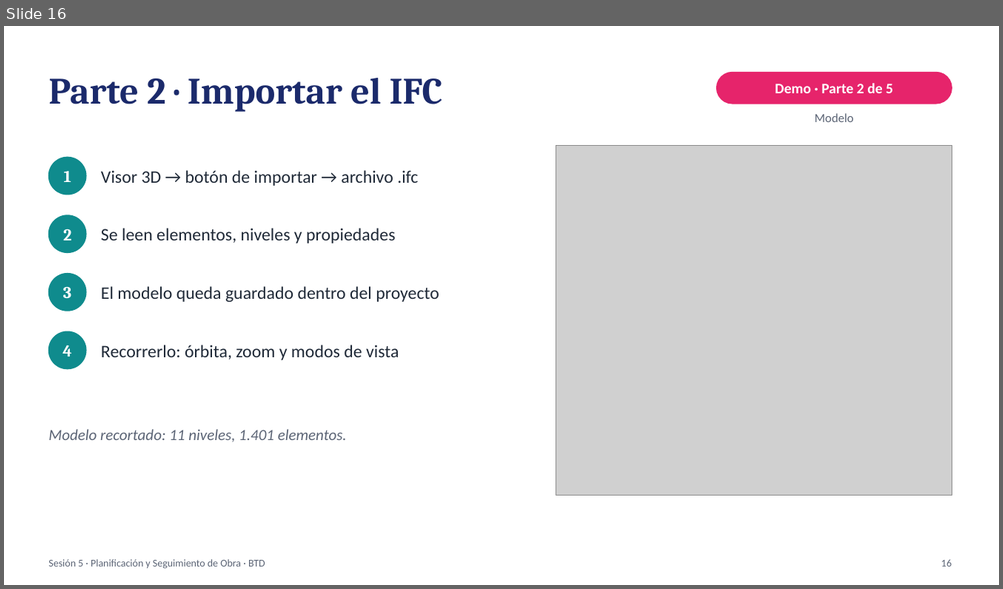
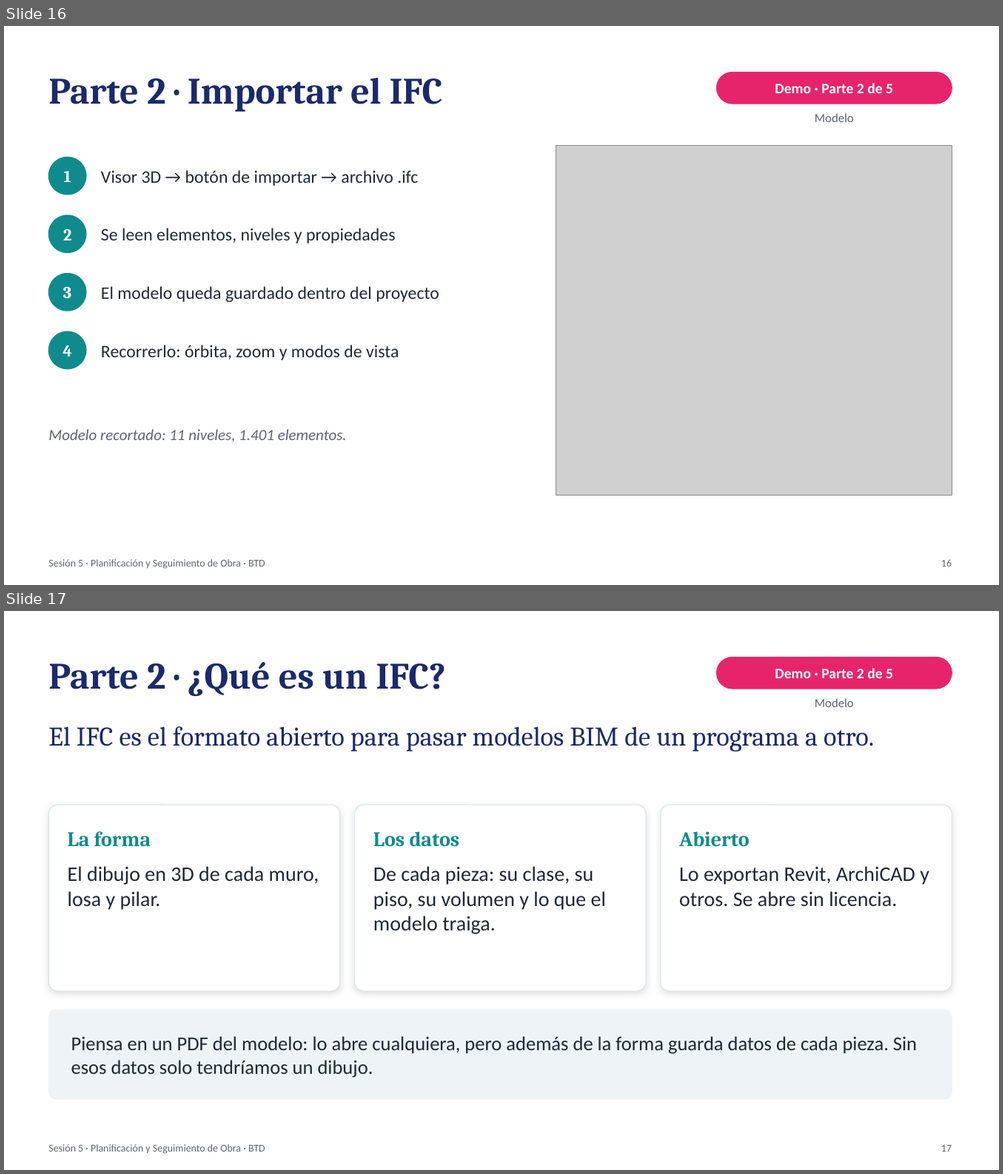
Before and after one commit to gjordanp/opengantt-bim, a slide deck: docs/clase/Sesion5-4D-BIM-Opengantt-v3.pptx. Shown one above the other, each under a label of ours: slide 16 before the commit, slides 16 and 17 after it. The pictures are 1003x589 and 1003x1174 pixels, drawn with LibreOffice and Linux fonts; fonts in the diff are those of the drawing; grey boxes stand for pictures. Boxes give left, top, right and bottom in pixels: in the first picture for what was removed or moved away, otherwise in the second. Text is boxed around its words. In the diff, an @@ line names an element or a change of style, - is before the commit and + after.

```diff
--- a/docs/clase/Sesion5-4D-BIM-Opengantt-v3.pptx
+++ b/docs/clase/Sesion5-4D-BIM-Opengantt-v3.pptx
@@ slide 17 added at bbox=[4, 611, 999, 1170], background #FFFFFF @@
@@ text added at bbox=[48, 662, 445, 696], 36 pt, text #1B2A6B, bold @@
+Parte 2 · ¿Qué es un IFC?
@@ rounded rectangle added at bbox=[717, 658, 951, 689], fill #E6246B, outline #E6246B 1 pt @@
@@ text added at bbox=[774, 668, 893, 678], 14 pt, text #FFFFFF, bold @@
+Demo · Parte 2 de 5
@@ text added at bbox=[814, 698, 854, 707], 12 pt, text #5B6475 @@
+Modelo
@@ text added at bbox=[48, 726, 874, 752], 26 pt, text #1B2A6B @@
+El IFC es el formato abierto para pasar modelos BIM de un programa a otro.
@@ rounded rectangle added at bbox=[48, 805, 340, 991], fill #FFFFFF, outline #DDE3EA 0.75 pt @@
@@ rounded rectangle added at bbox=[355, 805, 646, 991], fill #FFFFFF, outline #DDE3EA 0.75 pt @@
@@ rounded rectangle added at bbox=[660, 805, 951, 991], fill #FFFFFF, outline #DDE3EA 0.75 pt @@
@@ text added at bbox=[68, 832, 151, 847], 20 pt, text #0F8B8D, bold @@
+La forma
@@ text added at bbox=[373, 832, 460, 847], 20 pt, text #0F8B8D, bold @@
+Los datos
@@ text added at bbox=[679, 832, 748, 847], 20 pt, text #0F8B8D, bold @@
+Abierto
@@ text added at bbox=[68, 866, 319, 910], 20 pt, text #1F2937 @@
+El dibujo en 3D de cada muro, losa y pilar.
@@ text added at bbox=[373, 866, 606, 934], 20 pt, text #1F2937 @@
+De cada pieza: su clase, su piso, su volumen y lo que el modelo traiga.
@@ text added at bbox=[679, 866, 929, 907], 20 pt, text #1F2937 @@
+Lo exportan Revit, ArchiCAD y otros. Se abre sin licencia.
@@ rounded rectangle added at bbox=[48, 1010, 951, 1099], fill #EEF3F7, outline #EEF3F7 1 pt @@
@@ text added at bbox=[71, 1037, 916, 1078], 19 pt, text #1F2937 @@
+Piensa en un PDF del modelo: lo abre cualquiera, pero además de la forma guarda datos de cada pieza. Sin esos datos solo tendríamos un dibujo.
@@ text added at bbox=[48, 1145, 265, 1154], 10 pt, text #5B6475 @@
+Sesión 5 · Planificación y Seguimiento de Obra · BTD
@@ text added at bbox=[941, 1145, 951, 1152], 10 pt, text #5B6475 @@
+17
```
Also in this commit, not shown: 9 slides changed, 4 other slides added, 1 other file.
